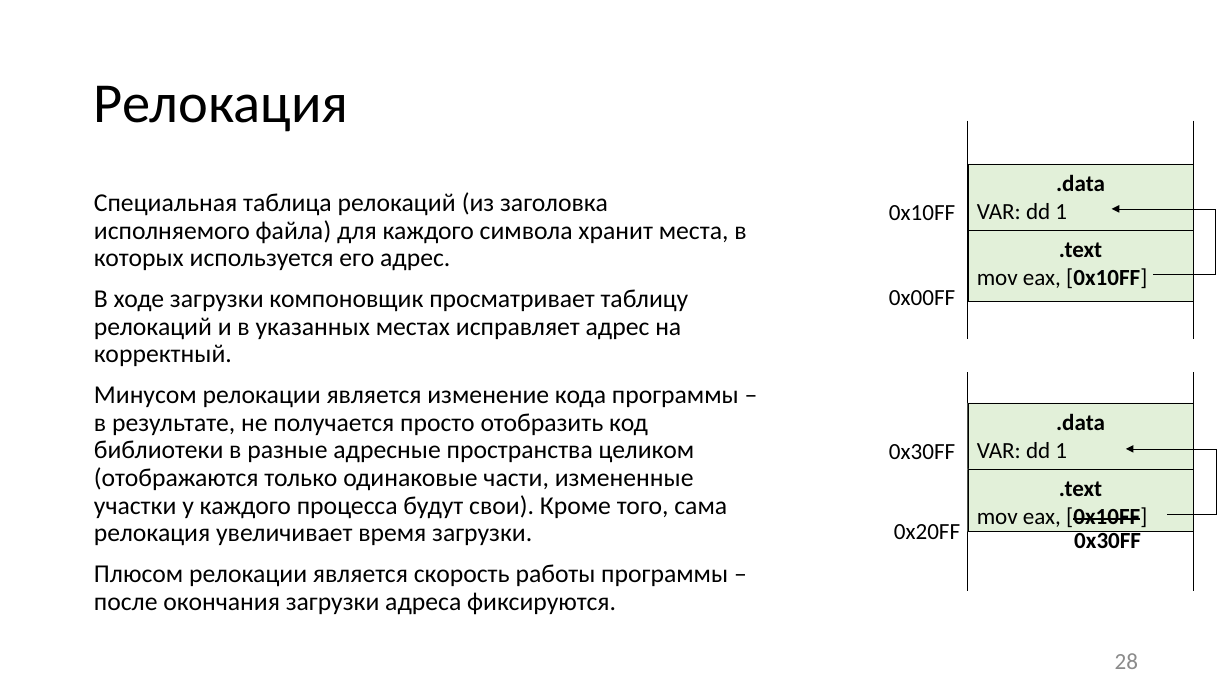
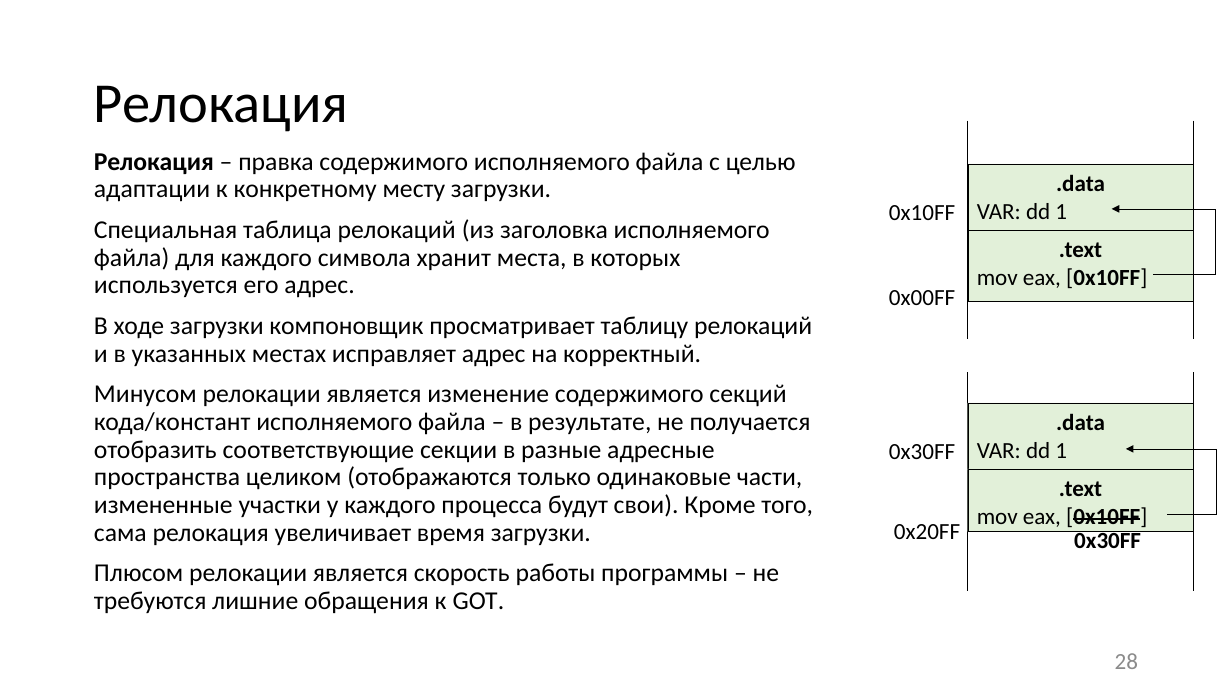
Before and after one commit to itsecd/low-level-programming, a slide deck: slide 28 of Lectures/5.Compiling_and_linking/Lecture5.pptx. Drawn at 1232x693 pixels with LibreOffice and Linux fonts; fonts in the diff are those of the drawing. Boxes give left, top, right and bottom in pixels: in the first picture for what was removed or moved away, otherwise in the second. Text is boxed around its words. In the diff, an @@ line names an element or a change of style, - is before the commit and + after.

```diff
--- a/Lectures/5.Compiling_and_linking/Lecture5.pptx
+++ b/Lectures/5.Compiling_and_linking/Lecture5.pptx
@@ text "Релокация – правка содержимого исполняемого ...": place and size @@
-text "Релокация – правка содержимого исполняемого ..." at <box>94,192,746,615</box>
+text "Релокация – правка содержимого исполняемого ..." at <box>94,152,813,614</box>
@@ text at <box>94,152,796,202</box>: paragraph added @@
+Релокация – правка содержимого исполняемого файла с целью адаптации к конкретному месту загрузки.
@@ text at <box>94,384,813,614</box>: text changed @@
-Минусом релокации является изменение кода программы – в результате, не получается просто отобразить код библиотеки в разные адресные пространства целиком (отображаются только одинаковые части, измененные участки у каждого процесса будут свои). Кроме того, сама релокация увеличивает время загрузки.
-Плюсом релокации является скорость работы программы – после окончания загрузки адреса фиксируются.
+Минусом релокации является изменение содержимого секций кода/констант исполняемого файла – в результате, не получается отобразить соответствующие секции в разные адресные пространства целиком (отображаются только одинаковые части, измененные участки у каждого процесса будут свои). Кроме того, сама релокация увеличивает время загрузки.
+Плюсом релокации является скорость работы программы – не требуются лишние обращения к GOT.
```
Also in this commit, not shown: 17 other slides changed, 10 other files.
